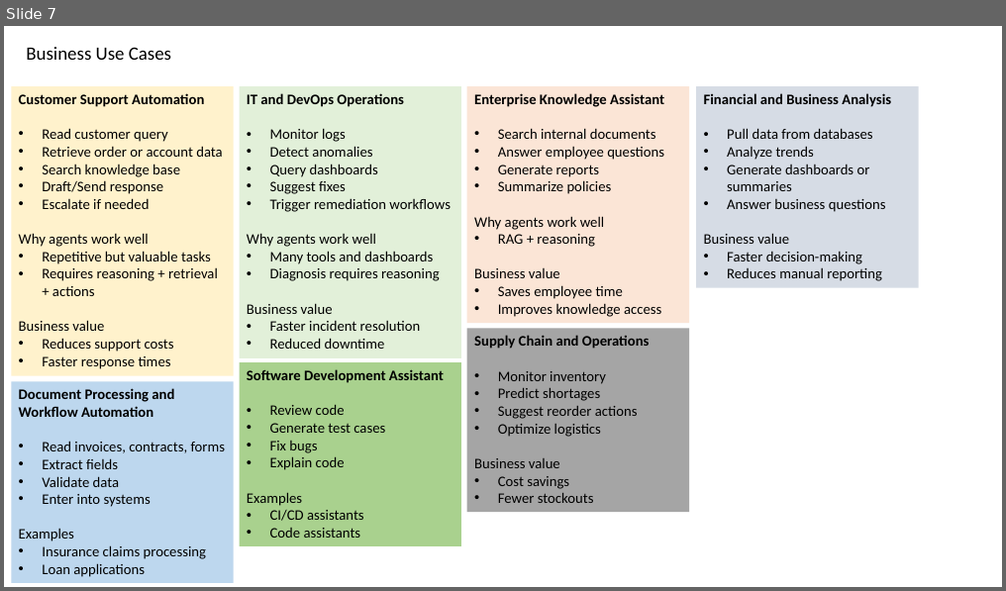
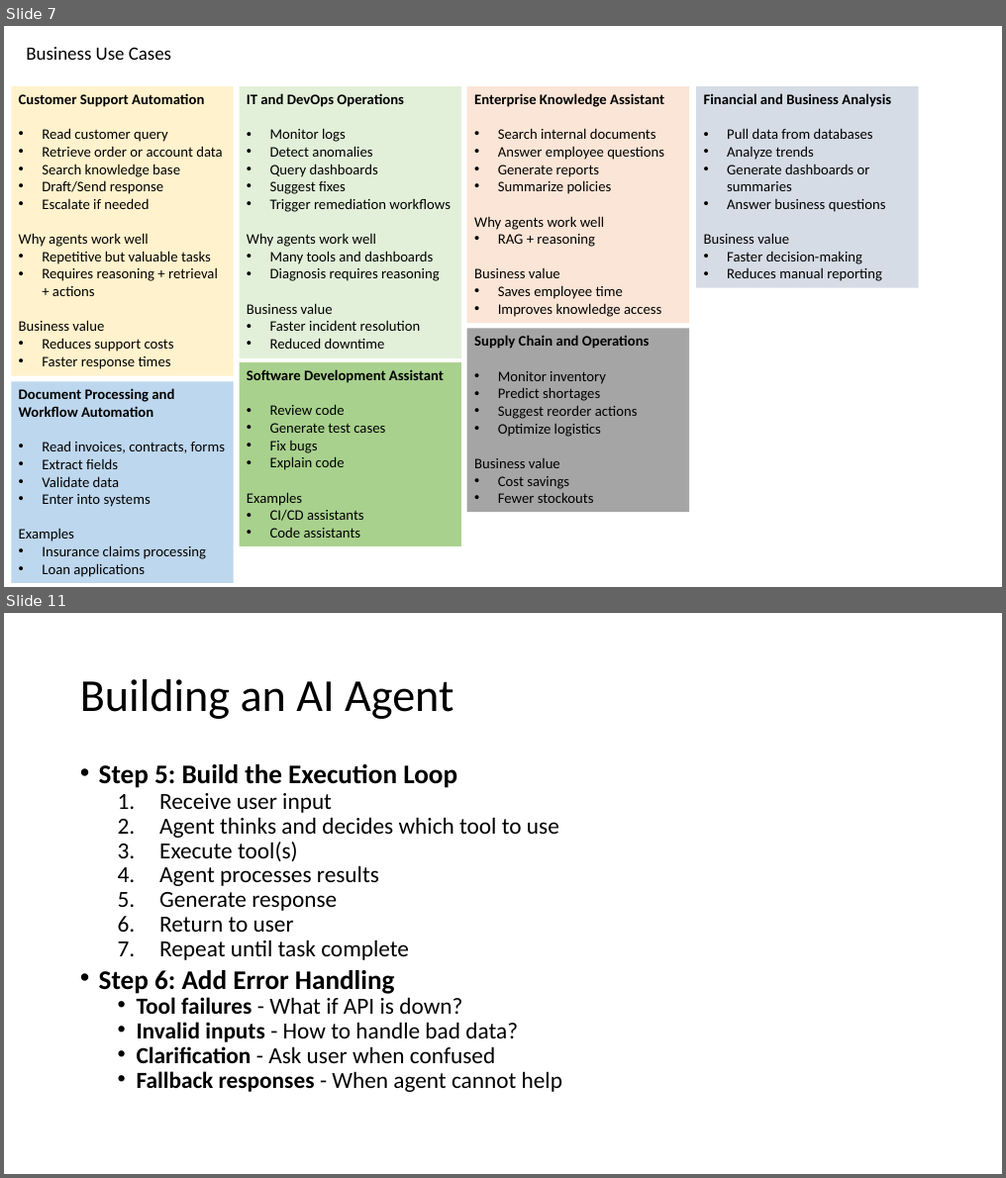
Before and after one commit to atulkahatecdac/agenticai_real, a slide deck: presentation/no-code-low-code-realpage.pptx. Shown one above the other, each under a label of ours: slide 7 before the commit, slides 7 and 11 after it; the slides between them are not shown. The pictures are 1006x591 and 1006x1178 pixels, drawn with LibreOffice and Linux fonts; fonts in the diff are those of the drawing. Boxes give left, top, right and bottom in pixels: in the first picture for what was removed or moved away, otherwise in the second. Text is boxed around its words. In the diff, an @@ line names an element or a change of style, - is before the commit and + after.

```diff
--- a/presentation/no-code-low-code-realpage.pptx
+++ b/presentation/no-code-low-code-realpage.pptx
@@ slide 11 added at (4, 613, 1002, 1174), background #FFFFFF @@
@@ title added at (80, 679, 453, 719), 44 pt, text #000000 @@
+Building an AI Agent
@@ text added at (99, 764, 562, 1092), 22.2 pt, text #000000 @@
+• Step 5: Build the Execution Loop
+  1. Receive user input
+  2. Agent thinks and decides which tool to use
+  3. Execute tool(s)
+  4. Agent processes results
+  5. Generate response
+  6. Return to user
+  7. Repeat until task complete
+• Step 6: Add Error Handling
+  • Tool failures - What if API is down?
+  • Invalid inputs - How to handle bad data?
+  • Clarification - Ask user when confused
+  • Fallback responses - When agent cannot help
```
Also in this commit, not shown: 1 slide changed, 11 other slides added, 1 other file.
